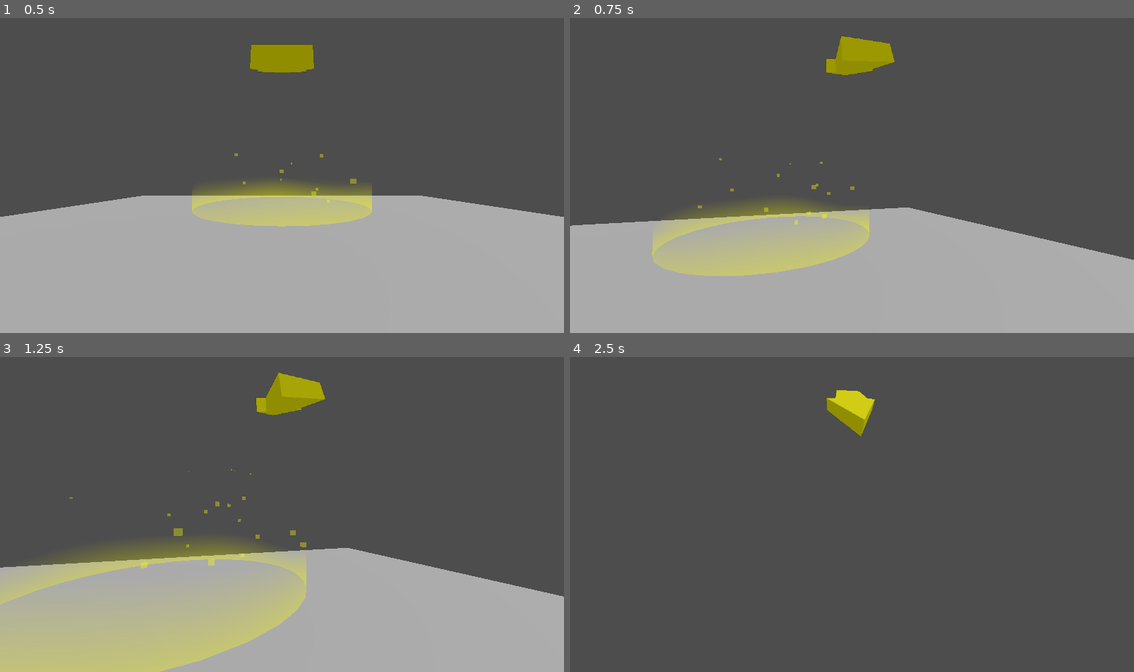
Above: before the commit, frames 1-4 (two rows, left to right).
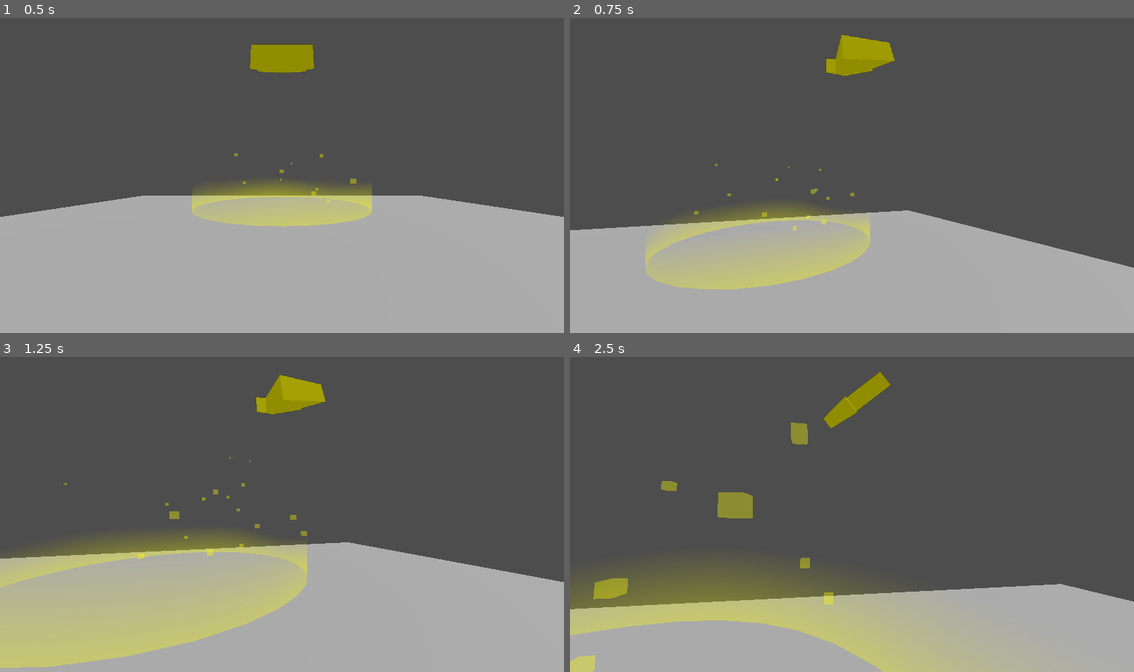
Above: after the commit, the same moments.

Repository: dairycultist/CityZoomer
Game: Godot game, scene res://game_scene.tscn
Same seed, same stepped clock (60 frames per second), same inputs: the game is played once before the commit and once after it.
Inputs (mouse positions are in pixels of both pictures, inside the frame that each line leads up to):
- Up to frame 1 (0.5 s): no input
- Up to frame 2 (0.75 s): tap Enter at 0.5 s; move the mouse to (880, 172) at 0.52 s; hold W (walk_up) from 0.53 s (still down); hold Space (jump) from 0.53 s (still down)
- Up to frame 3 (1.25 s): keep holding W (walk_up); keep holding Space (jump)
- Up to frame 4 (2.5 s): keep holding W (walk_up); move the mouse to (823, 514) at 1.27 s; release Space (jump) at 1.28 s; tap Space (jump) at 1.35, 1.52, 1.82 s; move the mouse to (863, 508) at 2.02 s; hold Space (jump) from 2.03 s (still down)

Frame 1 is identical in both runs. In frame 2, 3.7% of the frame differs, in the area x 0-100%, y 5-87%; in frame 3, 7.1%; in frame 4, 29%, in the area x 0-100%, y 4-100%.

Commit message:
Add proper bhopping

Diff:
--- a/player_controller.gd
+++ b/player_controller.gd
@@ -4,9 +4,10 @@
 @export var mouse_sensitivity := 0.3
 
 @export var drag := 8
-@export var grounded_accel := 50
-@export var airborne_accel := 10
 @export var jump_speed := 8
+
+@export var accel: float = 25
+@export var max_velocity: float = 5
 
 var camera_pitch := 0.0
 
@@ -25,31 +26,31 @@
 	var input_dir := Input.get_vector("walk_left", "walk_right", "walk_up", "walk_down")
 	var direction := (transform.basis * Vector3(input_dir.x, 0, input_dir.y)).normalized()
 
+	if direction:
+		velocity = accelerate(delta, direction, velocity)
+
+	# gravity
 	velocity.y -= 25 * delta
 
-	if Input.is_action_pressed("jump") and is_on_floor():
-		velocity.y = jump_speed
-
-	if direction:
-
-		if is_on_floor():
-			velocity.x += direction.x * grounded_accel * delta
-			velocity.z += direction.z * grounded_accel * delta
+	# jumping
+	if is_on_floor():
+		if Input.is_action_pressed("jump"):
+			velocity.y = jump_speed
 		else:
-			velocity.x += direction.x * airborne_accel * delta
-			velocity.z += direction.z * airborne_accel * delta
-
-	if is_on_floor():
-		velocity = lerp(velocity, Vector3.ZERO, delta * drag)
-	else:
-		# make planar velocity forward only
-		var forward = -get_global_transform().basis.z
-		var planar = Vector3(forward.x, 0, forward.z) * Vector2(velocity.x, velocity.z).length()
-		velocity.x = planar.x
-		velocity.z = planar.z
+			velocity = lerp(velocity, Vector3.ZERO, delta * drag)
 
 	move_and_slide()
 
+# https://adrianb.io/2015/02/14/bunnyhop.html
+func accelerate(delta: float, inputDirection: Vector3, prevVelocity: Vector3) -> Vector3:
+
+	var projVel := prevVelocity.dot(inputDirection)
+	var accelVel := accel * delta
+
+	if (projVel + accelVel > max_velocity):
+		accelVel = max_velocity - projVel
+
+	return prevVelocity + inputDirection * accelVel
 
 func _input(event):
 
